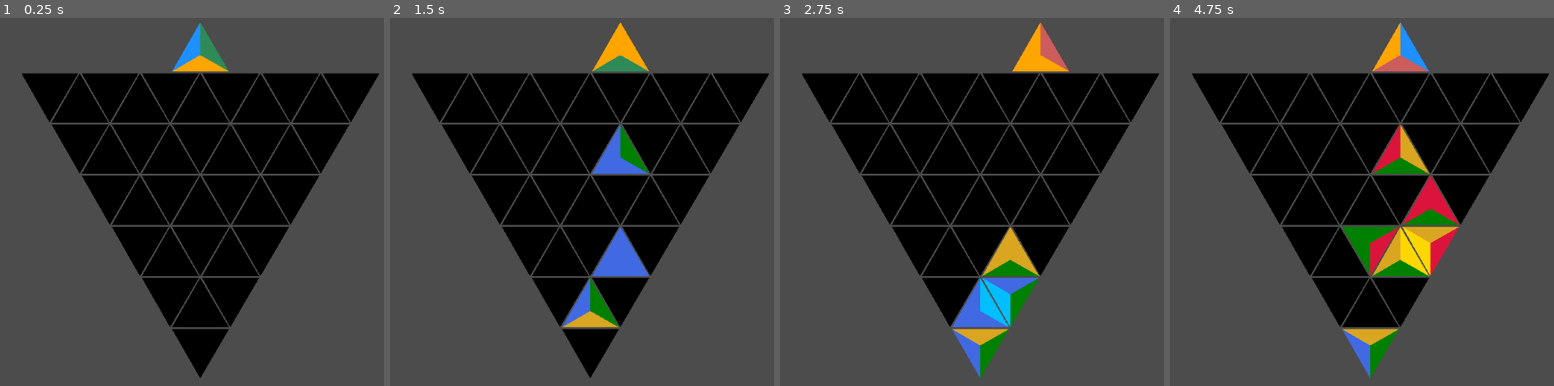
Above: before the commit, frames 1-4 (left to right).
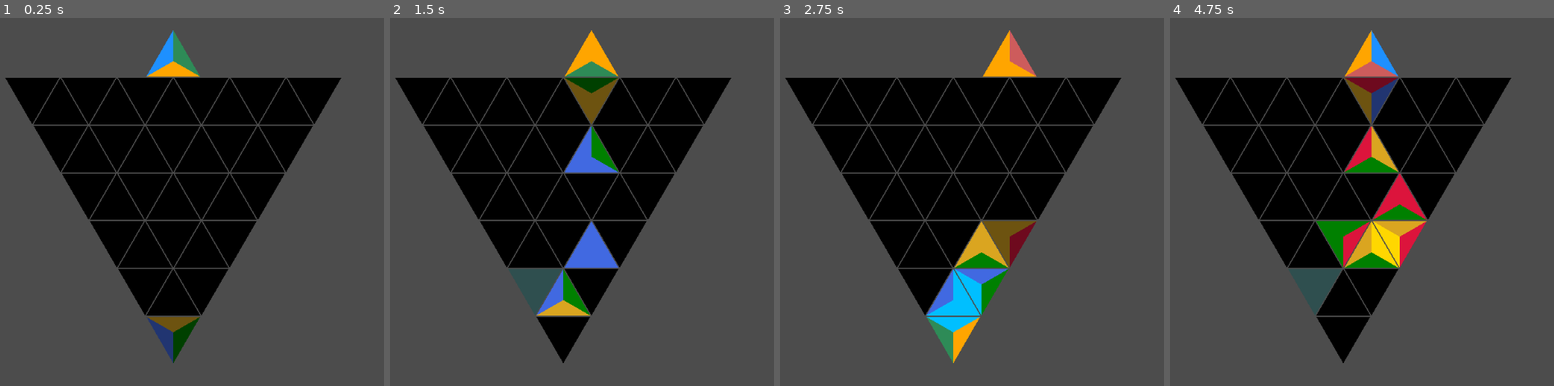
Above: after the commit, the same moments.

Repository: BoatsandJoes/tri-twist
Game: Godot game, scene res://scenes/Main.tscn
Same seed, same stepped clock (60 frames per second), same inputs: the game is played once before the commit and once after it.
Inputs (mouse positions are in pixels of both pictures, inside the frame that each line leads up to):
- Up to frame 1 (0.25 s): no input
- Up to frame 2 (1.5 s): tap Enter (ui_accept) at 0.5, 0.77 s; move the mouse to (562, 330) at 0.52 s; hold Right (ui_right) 0.53-1.28 s; click (562, 330) at 0.67 s; move the mouse to (532, 279) at 1.27 s; hold Down (ui_down) from 1.28 s (still down); click (532, 279) at 1.42 s
- Up to frame 3 (2.75 s): tap Enter (ui_accept) at 1.52 s; move the mouse to (952, 327) at 2.02 s; release Down (ui_down) at 2.03 s; hold Right (ui_right) from 2.03 s (still down); click (952, 327) at 2.17 s
- Up to frame 4 (4.75 s): tap Enter (ui_accept) at 2.75, 3.02, 3.77, 4.52 s; move the mouse to (1373, 279) at 2.77 s; release Right (ui_right) at 2.78 s; hold Up (ui_up) 2.78-3.53 s; click (1373, 279) at 2.92 s; move the mouse to (1281, 227) at 3.52 s; hold Left (ui_left) from 3.53 s (still down); click (1281, 227) at 3.67 s; move the mouse to (1312, 275) at 4.27 s; click (1312, 275) at 4.42 s

The runs differ from the first frame. In frame 1, 18% of the frame differs, in the area x 1-99%, y 1-98%; in frame 2, 23%; in frame 3, 21%; in frame 4, 24%.

Commit message:
Fixed grid scaling.

Diff:
--- a/scenes/GameGrid.gd
+++ b/scenes/GameGrid.gd
@@ -17,7 +17,7 @@
 
 # create grid and fill it with cells
 func initialize_grid():
-	cellSize = window.size[1] / (((gridHeight) * sqrt(3) + margin) / 2)
+	cellSize = ((window.size[1] / (gridHeight + 2)) - margin) / (sqrt(3) / 2)
 	for rowIndex in gridHeight:
 		grid.append([])
 		for columnIndex in gridBase + 2 * rowIndex:
@@ -49,7 +49,7 @@
 				((columnIndex - ((gridBase + rowIndex * 2)/2)) * ((cellSize/2) + margin)),
 				window.size[1] - cellSize - (rowIndex * ((cellSize * sqrt(3) / 2) + margin)))
 	if flipped:
-		result = Vector2(result[0], result[1] + cellSize * 0.87)
+		result = Vector2(result[0], result[1] + cellSize * sqrt(3) / 6)
 	return result
 
 # returns an array of TriangleCells
--- a/scenes/GameGrid.tscn
+++ b/scenes/GameGrid.tscn
@@ -8,4 +8,4 @@
 TriangleCell = ExtResource( 2 )
 gridBase = 1
 gridHeight = 6
-margin = 3
+margin = 2
--- a/scenes/TriangleCell.gd
+++ b/scenes/TriangleCell.gd
@@ -61,12 +61,17 @@
 	verticalEdgeVectorArray.append(Vector2(size, 0))
 	verticalEdgeVectorArray.append(Vector2(size/2, size * sqrt(3) / 6))
 	$VerticalEdge.set_polygon(verticalEdgeVectorArray)
+	# Move polygons to center on our position.
+	$CollisionPolygon2D.position = Vector2((-1) * size/2, (-1) * size * sqrt(3) / 6)
+	$LeftEdge.position = Vector2((-1) * size/2, (-1) * size * sqrt(3) / 6)
+	$RightEdge.position = Vector2((-1) * size/2, (-1) * size * sqrt(3) / 6)
+	$VerticalEdge.position = Vector2((-1) * size/2, (-1) * size * sqrt(3) / 6)
 	# flip every odd triangle cell and cells outside the grid
 	if (columnIndex % 2 != 0 && !pointFacingUp) || (!inGrid && !isGhost):
 		scale = Vector2(1, -1)
 		# Postion adjust.
 		if (!isGhost):
-			position = Vector2(position[0], position[1] + size * 0.87)
+			position = Vector2(position[0], position[1] + size * sqrt(3) / 6 )
 		# Flip particle emitter back over
 		$CPUParticles2D.scale = Vector2(1, -1)
 		pointFacingUp = true
--- a/scenes/TriangleDropper.gd
+++ b/scenes/TriangleDropper.gd
@@ -27,6 +27,7 @@
 	ghostPieceSurface = TriangleCell.instance()
 	ghostPieceFinal = TriangleCell.instance()
 	ghostPieceSurface.set_modulate(Color(1,1,1,0.3))
+	ghostPieceFinal.set_modulate(Color(1,1,1,0.5))
 	add_child(ghostPieceSurface)
 	add_child(ghostPieceFinal)
 
@@ -71,6 +72,11 @@
 			else:
 				# We are done: TODO draw second ghost here
 				ghostPieceSurface.visible = false
+				ghostPieceFinal.init(gameGrid.cellSize, lastMove[0].rowIndex, lastMove[0].columnIndex,
+						gameGrid.get_position_for_cell(lastMove[0].rowIndex, lastMove[0].columnIndex,
+						(lastMove[0].columnIndex) % 2 != 0), false, true)
+				ghostPieceFinal.set_colors(activePiece.leftColor, activePiece.rightColor, activePiece.verticalColor)
+				ghostPieceFinal.visible = true
 				break
 	else:
 		ghostPieceSurface.visible = false
Not shown, changed: README.md
